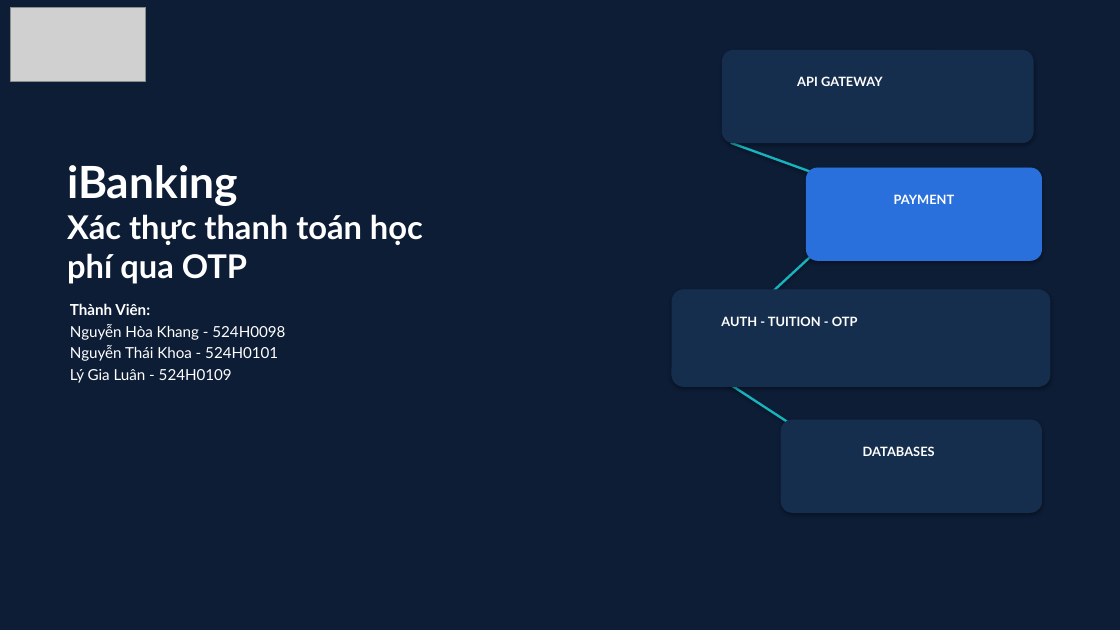
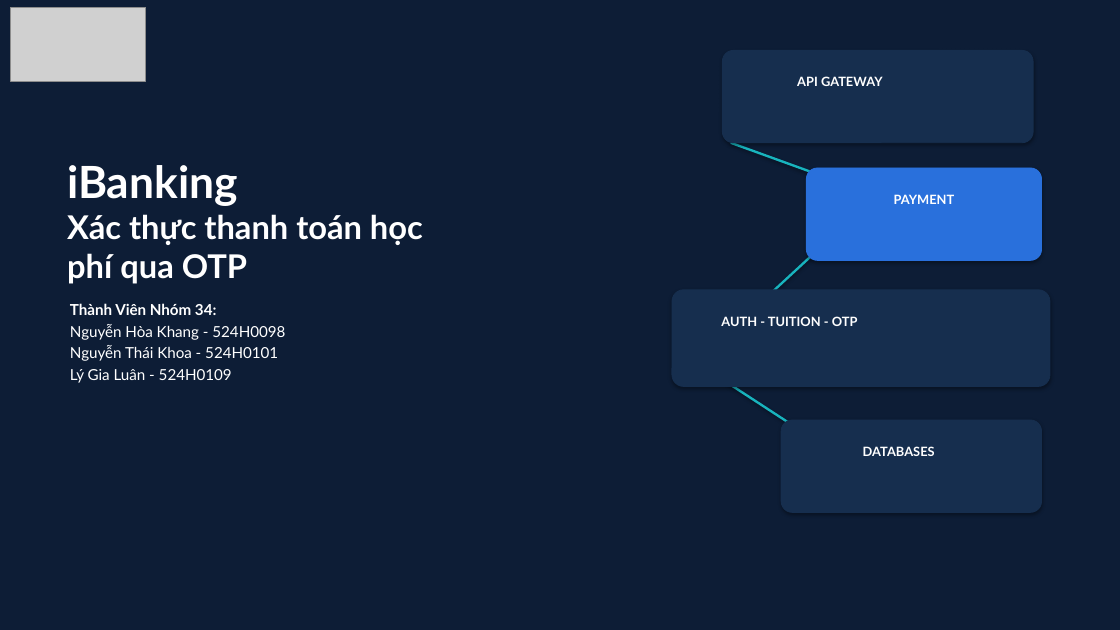
Before and after one commit to zaluan136/Midterm_iBanking-TDTU_SOA.26-34, a slide deck: slide 1 of Presentation/presentation.pptx. Drawn at 1120x630 pixels with LibreOffice and Linux fonts; fonts in the diff are those of the drawing; grey boxes stand for pictures. Boxes give left, top, right and bottom in pixels: in the first picture for what was removed or moved away, otherwise in the second. Text is boxed around its words. In the diff, an @@ line names an element or a change of style, - is before the commit and + after.

```diff
--- a/Presentation/presentation.pptx
+++ b/Presentation/presentation.pptx
@@ text at [70, 303, 216, 315]: text changed @@
-Thành Viên:
+Thành Viên Nhóm 34:
```
Also in this commit, not shown: 4 other slides changed, 1 slide added, 34 other files.
